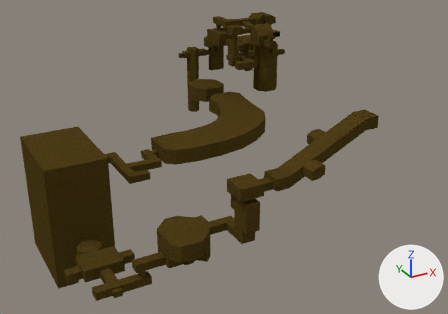
Before and after pictures for a commit that changed the Blender file Blends/level-7.blend.
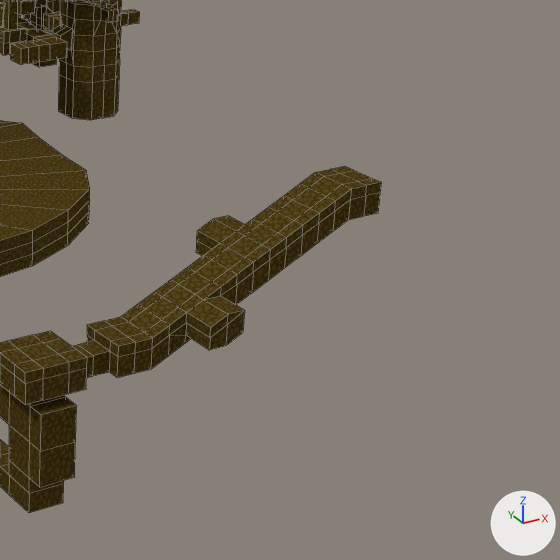
There are two pictures of each version: one whole from a 50 mm lens placed at (-212.0, -325.0, 93.0), pointed at (-52.0, -35.0, -52.0), one close up on the part from 51% to 100% of the width and 14% to 84% of the height. Every picture has the same lights, and +X, +Y and +Z are marked at lower right. The older version's two pictures come first. The close-ups show mesh edges as thin lines.

In view in the first close-up: 'level-7'.
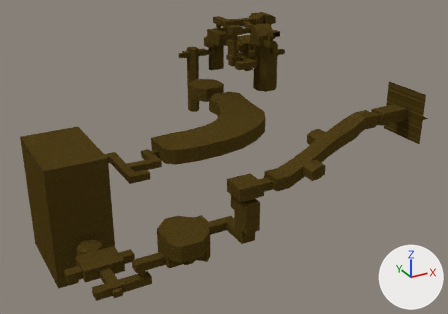
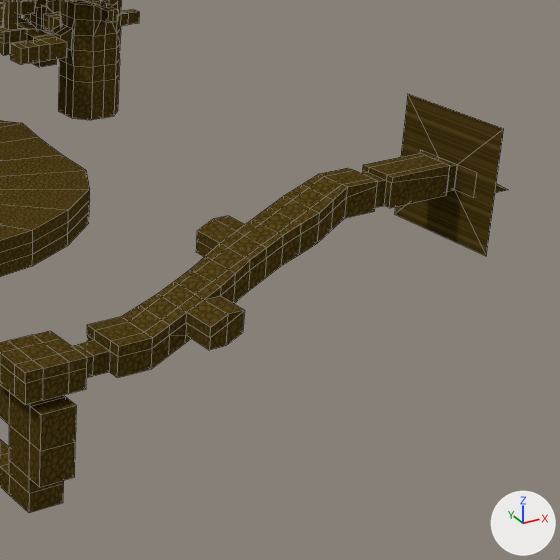
Commit message: working on level 7

Location of each change, (x1, y1, x2, y2) in pixels of the close-ups (560 x 560 px; the box of a moved part takes in the faces that stretch with it):
```json
{"object": "level-7", "change": "reshaped", "before": [0, 0, 382, 513], "after": [0, 0, 508, 513]}
{"part": 1, "of": "me_level_7", "change": "moved or reshaped", "before": [88, 166, 382, 378], "after": [88, 94, 508, 378]}
{"part": 2, "of": "me_level_7", "change": "surface changed", "before": [0, 51, 348, 513], "after": [0, 51, 348, 513]}
```

The change, as JSON lines over the scene's bpy script:
```json
{"op": "add", "block": "mat_light", "code": ["mat_light = principled_material('Light')", "mat_light.base_color = (0.8, 0.8, 0.8)  # white #e7e7e7"]}
{"block": "me_level_7", "where": "# used by ob_level_7; location = (0.0, 0.0, 0.0)"}
{"op": "remove", "block": "me_level_7", "code": "me_level_7.from_pydata(...)  # 2491 vertices, 2629 faces; spans x -160.0..28.0, y -126.0..82.0, z -93.0..12.0"}
{"op": "add", "block": "me_level_7", "code": "me_level_7.from_pydata(...)  # 2465 vertices, 2595 faces; spans x -160.0..28.0, y -127.0..82.0, z -93.0..12.0"}
{"block": "me_level_7", "change": "me_level_7 part 1"}
{"block": "me_level_7", "change": "23 vertices are removed from x -69.0..-16.0, y -119.0..-109.0, z -32.0..-6.0"}
{"block": "me_level_7", "change": "46 faces are deleted"}
{"block": "me_level_7", "change": "14 vertices in x -44.0..-16.0, y -119.0, z -22.0..-6.0 move by (0.0, 1.0, 0.0)"}
{"block": "me_level_7", "change": "14 vertices in x -58.0..-16.0, y -109.0, z -29.0..-6.0 move by (0.0, -1.0, 0.0)"}
{"block": "me_level_7", "change": "1 vertex moves from x -16.0, y -109.0, z -8.0 to x -16.0, y -110.0, z -7.0"}
{"block": "me_level_7", "change": "35 vertices are added at x -16.0..14.0, y -127.0..-102.0, z -22.0..3.0"}
{"block": "me_level_7", "change": "12 new vertices lie (0.0, 0.0, 5.0) away from vertices in x -13.0..5.0, y -122.0..-107.0, z -12.0"}
{"block": "me_level_7", "change": "12 new faces join them, mat_terrain (picture img_dirt_png)"}
{"block": "me_level_7", "change": "48 new faces join them, mat_dirt_wall (picture img_dirt_wall_png)"}
{"block": "me_level_7", "change": "1 new face joins them, mat_light (white #e7e7e7)"}
{"block": "me_level_7", "change": "me_level_7 part 2: 2491 kept faces spanning x -160.0..28.0, y -126.0..82.0, z -93.0..12.0 get new texture (UV) coordinates"}
{"block": "me_level_7", "change": "other edits to the shape of me_level_7 do not show in these pictures"}
{"op": "add", "block": "me_level_7", "code": "me_level_7.materials.append(mat_light)  # white #e7e7e7"}
```
